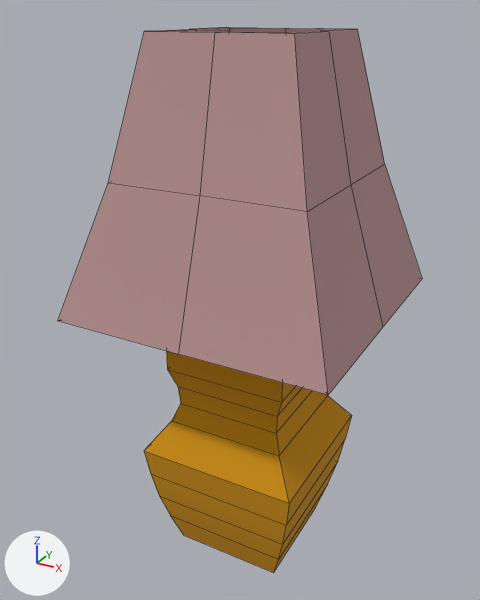
The FBX model ArtAssets/Environment/SM_Lamp.fbx: old version first, new version second.
One viewpoint serves both versions: a camera (50 mm lens) standing at (0.342, -0.654, 0.665) and looking at (-0.017, -0.001, 0.339). Lighting does not change. The marker at lower left points along +X, +Y and +Z. The first picture is the older version. Mesh edges are drawn as thin lines. Where no turn or scale is listed for an object, it has been applied to the vertices.

In view in the first picture: 'SM_Lamp'.
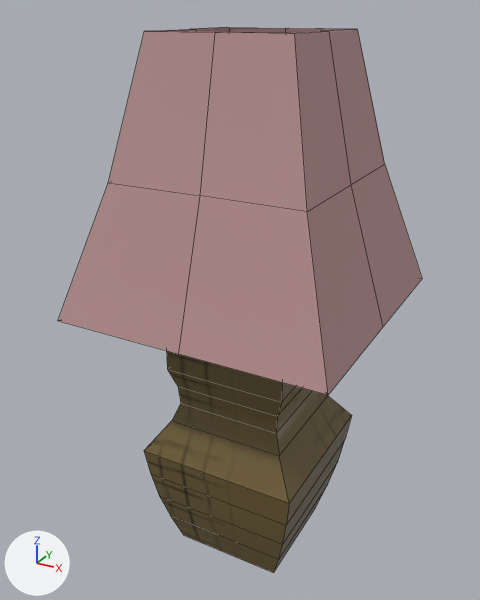
Scene script edits in JSON lines:
```json
{"op": "add", "block": "img_t_roomtrimsheet_diffuse_png", "code": ["img_t_roomtrimsheet_diffuse_png = load_image('T_RoomTrimSheet_Diffuse.png', '../Textures/T_RoomTrimSheet_Diffuse.png', 1024, 1024, 'sRGB')"]}
{"op": "add", "block": "mat_roomtrimsheet", "code": ["mat_roomtrimsheet = principled_material('RoomTrimSheet')", "mat_roomtrimsheet.texture = img_t_roomtrimsheet_diffuse_png", "mat_roomtrimsheet.roughness = 0.2"]}
{"block": "me_mesh", "where": "me_mesh.from_pydata(...)  # 218 vertices, 206 faces; spans x -0.162..0.162, y -0.162..0.162, z 0.0..0.644"}
{"block": "me_mesh", "where": "# used by ob_sm_lamp; location = (0.0, 0.0, 0.0)"}
{"block": "me_mesh", "change": "me_mesh part 1: all 58 faces that had it switch from mat_trimsheet (orange #ce9000) to mat_roomtrimsheet (picture img_t_roomtrimsheet_diffuse_png)"}
{"block": "me_mesh", "change": "me_mesh part 2: texture (UV) coordinates of 58 of 206 faces, centred in x -0.099..0.099, y -0.099..0.099, z 0.0..0.493, changed; they spanned u 0.0..0.17, v 0.0..0.05 and now span u 0.4..0.53, v 0.21..0.32"}
```

Boxes [x1, y1, x2, y2] around the edits, measured in the pictures (480 x 600 px):
```json
{"object": "SM_Lamp", "change": "recoloured, surface changed", "before": [144, 349, 352, 573], "after": [144, 349, 352, 573], "on screen": "orange to brown"}
{"part": 1, "of": "me_mesh", "change": "recoloured", "before": [144, 351, 352, 573], "after": [144, 351, 352, 573], "on screen": "orange to brown"}
{"part": 2, "of": "me_mesh", "change": "surface changed", "before": [144, 351, 352, 573], "after": [144, 351, 352, 573], "on screen": "darker"}
```
